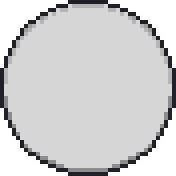
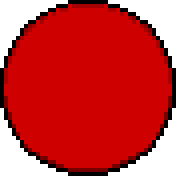
Layered file, before and after one edit (w=176, h=176). Changes by layer:
pixels changed over [0, 0, 176, 176] (layer not identified)
